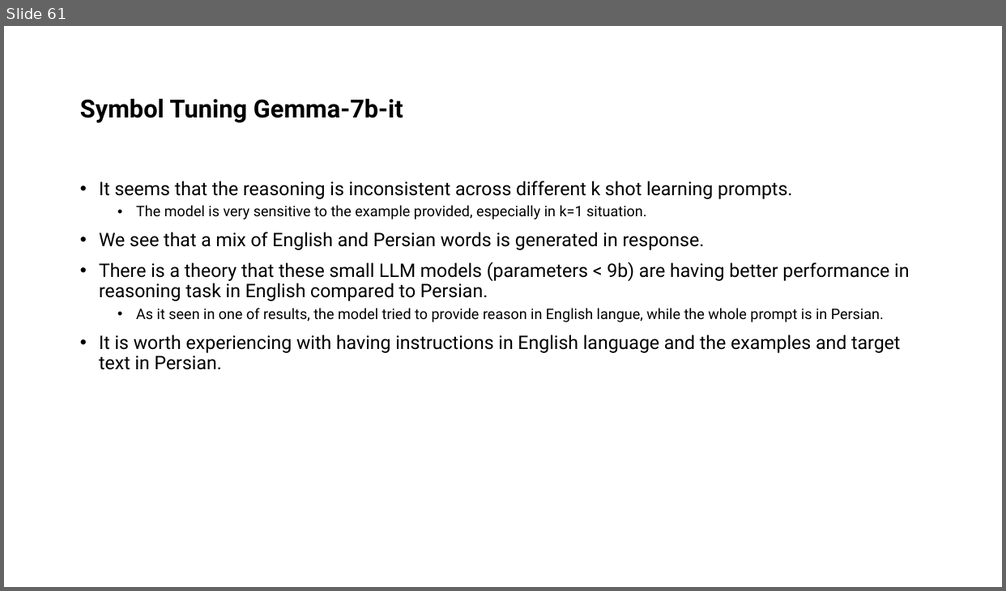
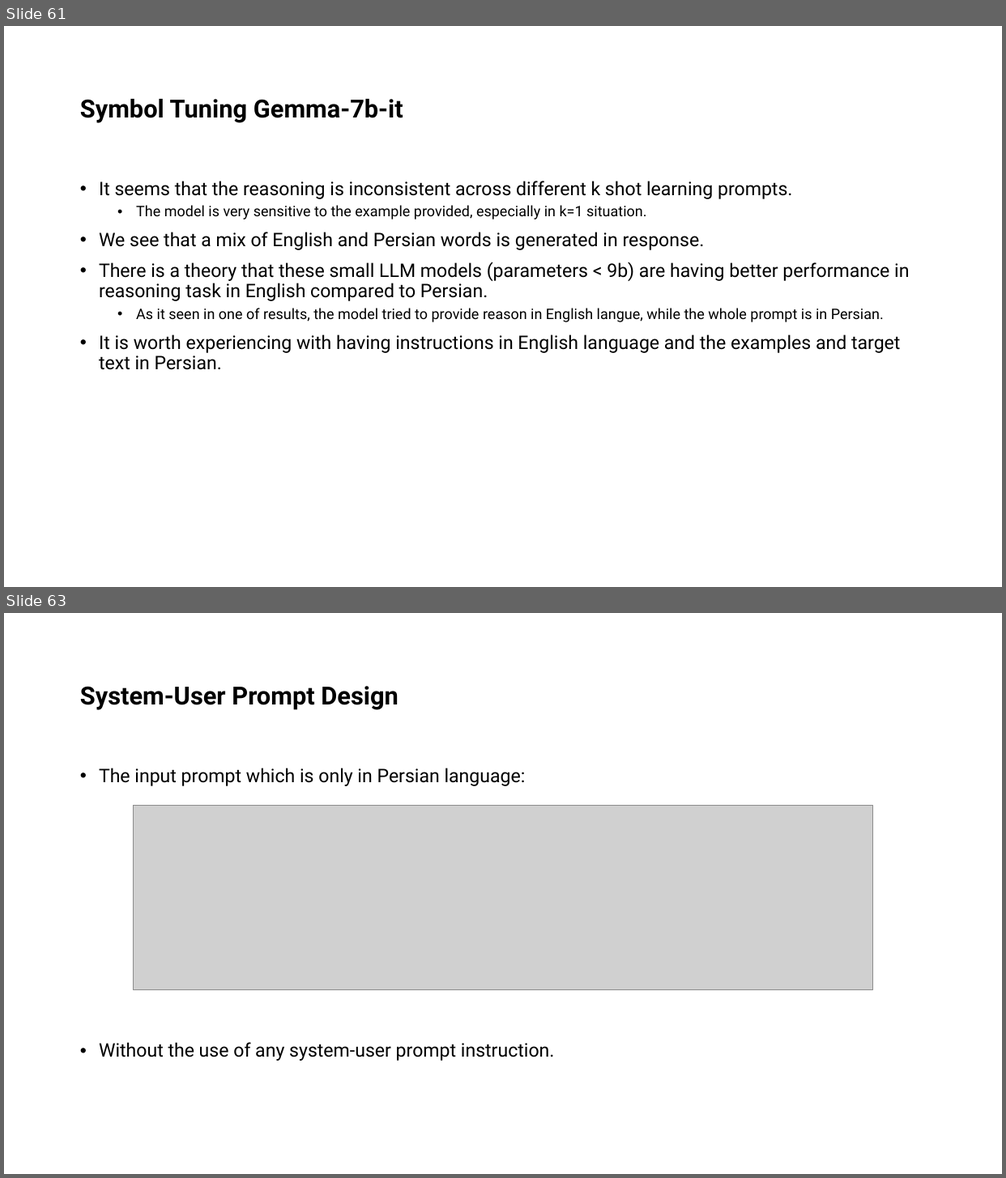
Before and after one commit to ShayanSalehi81/BachelorProject, a slide deck: Slides/Symbol Tuning.pptx. Shown one above the other, each under a label of ours: slide 61 before the commit, slides 61 and 63 after it; the slides between them are not shown. The pictures are 1006x591 and 1006x1178 pixels, drawn with LibreOffice and Linux fonts; fonts in the diff are those of the drawing; grey boxes stand for pictures. Boxes give left, top, right and bottom in pixels: in the first picture for what was removed or moved away, otherwise in the second. Text is boxed around its words. In the diff, an @@ line names an element or a change of style, - is before the commit and + after.

Commit message:
Add System-User Prompt & Result

```diff
--- a/Slides/Symbol Tuning.pptx
+++ b/Slides/Symbol Tuning.pptx
@@ slide 63 added at (x1=4, y1=613, x2=1002, y2=1174), background #FFFFFF @@
@@ title added at (x1=80, y1=686, x2=398, y2=710), 24 pt, text #000000, bold @@
+System-User Prompt Design
@@ text added at (x1=99, y1=768, x2=555, y2=1061), 18 pt, text #000000 @@
+• The input prompt which is only in Persian language:
+• Without the use of any system-user prompt instruction.
@@ picture added at (x1=133, y1=806, x2=873, y2=990) @@
```
Also in this commit, not shown: 5 other slides added, 5 other files.
